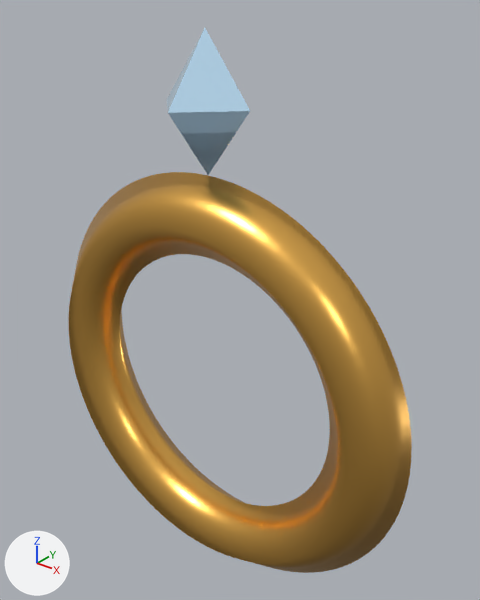
Renders of the glTF model public/models/ring-alt.glb from each side of a commit.
One viewpoint serves both versions: a 50 mm lens placed at (2.132, -2.414, 2.097), pointed at (0.073, 0.16, 0.501). Lighting does not change. The marker at lower left points along +X, +Y and +Z. The older version comes first. Vertices at exactly the same position are counted once.

Before the edit, the objects in view are built like this:
```python
mat_stone = principled_material('Stone')
mat_stone.base_color = (0.55, 0.8, 1.0)  # blue #c4e7ff
mat_stone.roughness = 0.05
me_band = bpy.data.meshes.new('Band')
me_band.from_pydata(...)  # 485 vertices, 768 faces; spans x -1.22..1.22, y -0.22..0.22, z -1.22..1.22
me_band.materials.append(mat_band)  # orange #ffc461
me_stone_large = bpy.data.meshes.new('Stone_Large')
me_stone_large.from_pydata([(0.26, 0.0, 0.0), (0.0, 0.0, 0.338), (0.0, -0.26, 0.0), (0.0, 0.0, -0.338), (0.0, 0.26, 0.0), (-0.26, 0.0, 0.0)], [], [(0, 1, 2), (0, 2, 3), (0, 3, 4), (0, 4, 1), (5, 1, 4), (5, 4, 3), (5, 3, 2), (5, 2, 1)])
me_stone_large.materials.append(mat_stone)  # blue #c4e7ff
me_stone_medium = bpy.data.meshes.new('Stone_Medium')
me_stone_medium.from_pydata([(0.18, 0.0, 0.0), (0.0, 0.0, 0.234), (0.0, -0.18, 0.0), (0.0, 0.0, -0.234), (0.0, 0.18, 0.0), (-0.18, 0.0, 0.0)], [], [(0, 1, 2), (0, 2, 3), (0, 3, 4), (0, 4, 1), (5, 1, 4), (5, 4, 3), (5, 3, 2), (5, 2, 1)])
me_stone_medium.materials.append(mat_stone)  # blue #c4e7ff
me_stone_small = bpy.data.meshes.new('Stone_Small')
me_stone_small.from_pydata([(0.12, 0.0, 0.0), (0.0, 0.0, 0.156), (0.0, -0.12, 0.0), (0.0, 0.0, -0.156), (0.0, 0.12, 0.0), (-0.12, 0.0, 0.0)], [], [(0, 1, 2), (0, 2, 3), (0, 3, 4), (0, 4, 1), (5, 1, 4), (5, 4, 3), (5, 3, 2), (5, 2, 1)])
me_stone_small.materials.append(mat_stone)  # blue #c4e7ff
ob_band = bpy.data.objects.new('Band', me_band)
ob_band.location = (0.0, 0.0, 0.0)
ob_stone_large = bpy.data.objects.new('Stone_Large', me_stone_large)
ob_stone_large.location = (0.0, 0.0, 1.558)
ob_stone_medium = bpy.data.objects.new('Stone_Medium', me_stone_medium)
ob_stone_medium.location = (0.0, 0.0, 1.454)
ob_stone_small = bpy.data.objects.new('Stone_Small', me_stone_small)
ob_stone_small.location = (0.0, 0.0, 1.376)
```
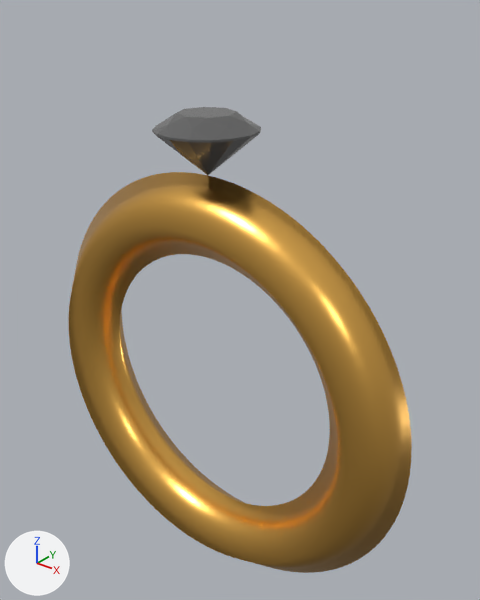
Commit message: feat(model-viewer): brilliant-cut stones with tuned reflections

Patch to the scene script:
```diff
--- a/public/models/ring-alt.glb.py
+++ b/public/models/ring-alt.glb.py
@@ mat_stone @@
 mat_stone = principled_material('Stone')
-mat_stone.base_color = (0.55, 0.8, 1.0)  # blue #c4e7ff
+mat_stone.base_color = (0.117, 0.117, 0.117)  # dark grey #606060
 mat_stone.roughness = 0.05
@@ me_stone_medium @@
 # used by ob_stone_medium; location = (0.0, 0.0, 1.454)
-me_stone_medium.from_pydata(...)  # 6 vertices, 8 faces; spans x -0.18..0.18, y -0.18..0.18, z -0.234..0.234
+me_stone_medium.from_pydata(...)  # 58 vertices, 112 faces; spans x -0.18..0.18, y -0.18..0.18, z -0.155..0.056
+# me_stone_medium part 1: the whole mesh is rebuilt
 me_stone_medium.materials.append(mat_stone)
@@ me_stone_large @@
 # used by ob_stone_large; location = (0.0, 0.0, 1.558)
-me_stone_large.from_pydata(...)  # 6 vertices, 8 faces; spans x -0.26..0.26, y -0.26..0.26, z -0.338..0.338
+me_stone_large.from_pydata(...)  # 58 vertices, 112 faces; spans x -0.26..0.26, y -0.26..0.26, z -0.224..0.08
+# me_stone_large part 2: the whole mesh is rebuilt
 me_stone_large.materials.append(mat_stone)
@@ ob_stone_small @@
 ob_stone_small = bpy.data.objects.new('Stone_Small', me_stone_small)
-ob_stone_small.location = (0.0, 0.0, 1.376)
+ob_stone_small.location = (0.0, 0.0, 1.323)
@@ ob_stone_medium @@
 ob_stone_medium = bpy.data.objects.new('Stone_Medium', me_stone_medium)
-ob_stone_medium.location = (0.0, 0.0, 1.454)
+ob_stone_medium.location = (0.0, 0.0, 1.375)
@@ ob_stone_large @@
 ob_stone_large = bpy.data.objects.new('Stone_Large', me_stone_large)
-ob_stone_large.location = (0.0, 0.0, 1.558)
+ob_stone_large.location = (0.0, 0.0, 1.444)
```

Boxes (x1, y1, x2, y2) around the edits, measured in the pictures (480 x 600 px):
'Stone_Large', recoloured, reshaped, moved (31% wider, 53% shorter)
    before: (167, 28, 250, 175)
    after: (152, 107, 261, 175)
'Stone_Medium', recoloured, reshaped, moved
    before: (182, 132, 236, 173)
    after: (174, 147, 243, 161)
'Stone_Small', recoloured, moved
    before: (192, 147, 226, 175)
    after: (186, 157, 230, 173)
